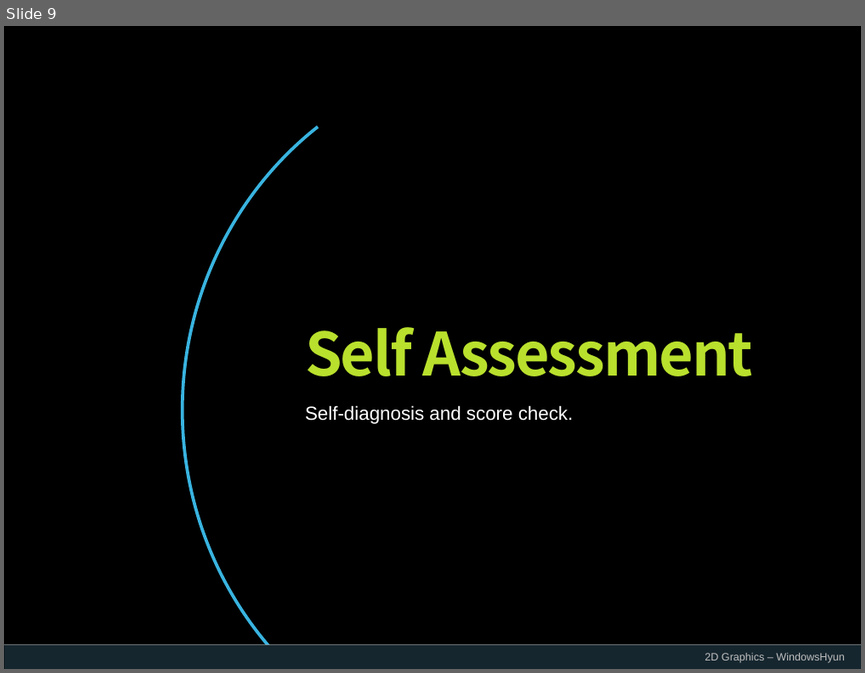
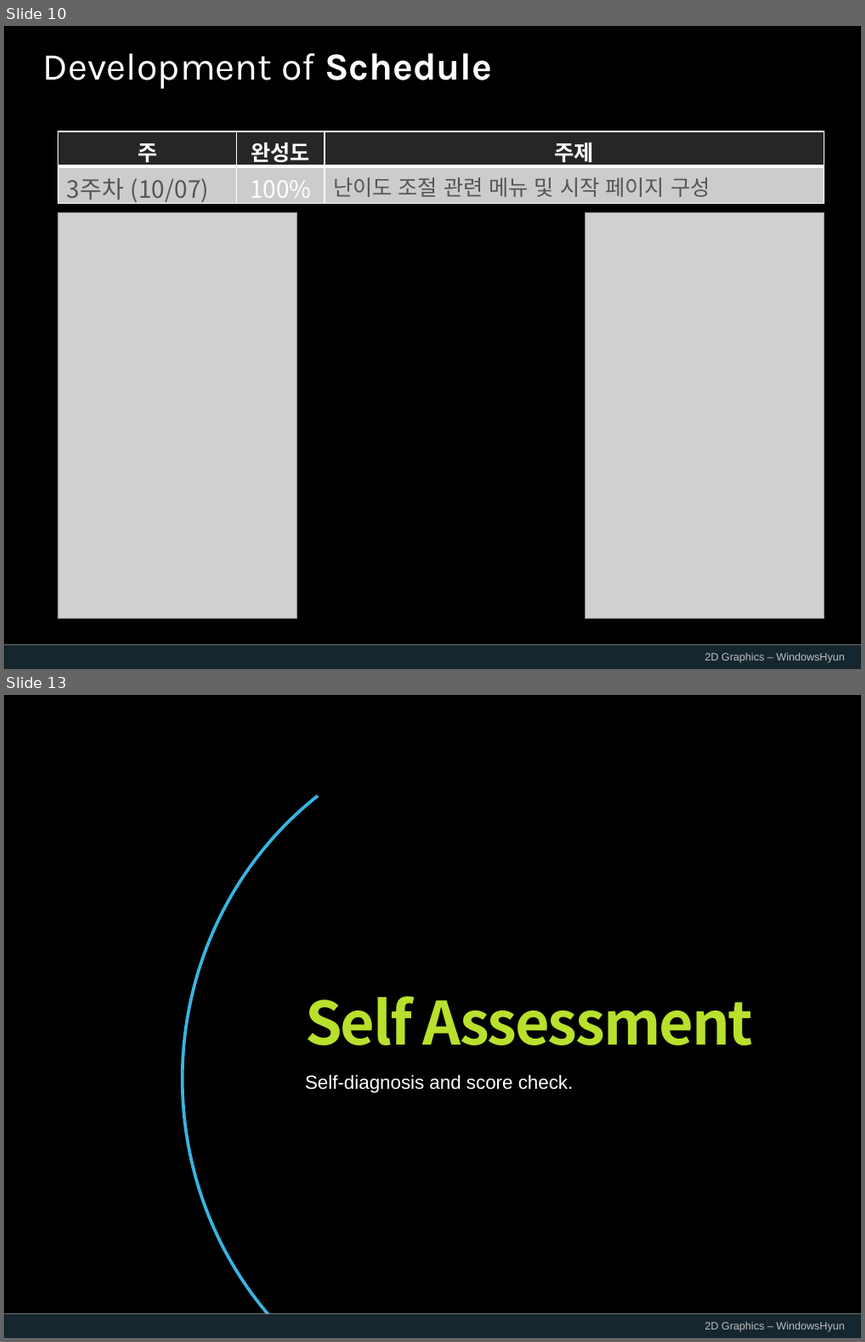
Before and after one commit to WindowsHyun/2DGraphics, a slide deck: ProjectPPT/KwonChangHyun_2차발표_준비중.pptx. Shown one above the other, each under a label of ours: slide 9 before the commit, slides 10 and 13 after it; the slides between them are not shown. The pictures are 865x673 and 865x1342 pixels, drawn with LibreOffice and Linux fonts; fonts in the diff are those of the drawing; grey boxes stand for pictures; background and template pictures are left out. Boxes give left, top, right and bottom in pixels: in the first picture for what was removed or moved away, otherwise in the second. Text is boxed around its words. In the diff, an @@ line names an element or a change of style, - is before the commit and + after.

```diff
--- a/ProjectPPT/KwonChangHyun_2차발표_준비중.pptx
+++ b/ProjectPPT/KwonChangHyun_2차발표_준비중.pptx
@@ slide 10 added at bbox=[4, 26, 861, 669], background picture (left out); not listed: 3 template elements that a slide beside it also shows @@
@@ text added at bbox=[43, 53, 492, 89], 32 pt, text #FFFFFF @@
+Development of Schedule
@@ table added at bbox=[58, 131, 823, 208], 2 rows, 3 columns @@
+주 | 완성도 | 주제
+3주차 (10/07) | 100% | 난이도 조절 관련 메뉴 및 시작 페이지 구성
@@ picture added at bbox=[58, 213, 297, 619] @@
@@ picture added at bbox=[585, 213, 824, 619] @@
@@ what was slide 9 is now slide 13 @@
```
Also in this commit, not shown: 3 slides changed, 5 other slides added, 2 slides removed, 2 other files.
